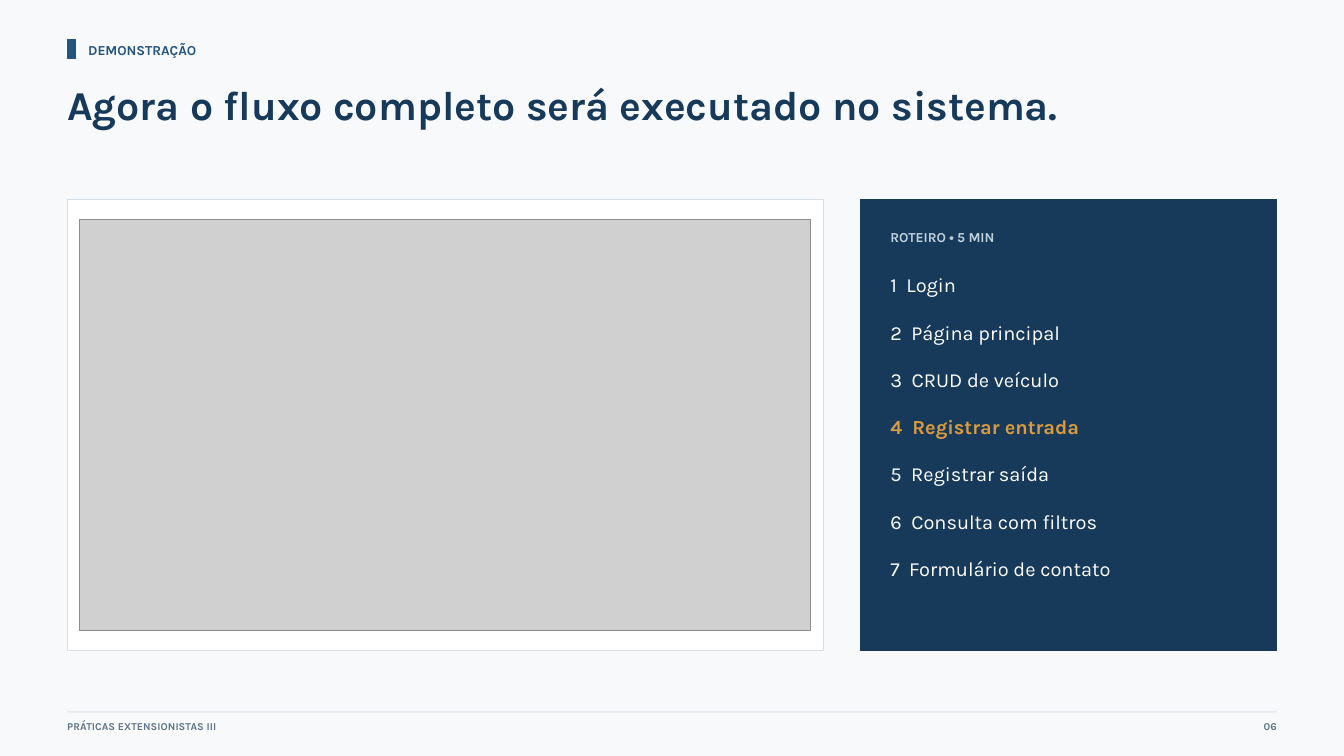
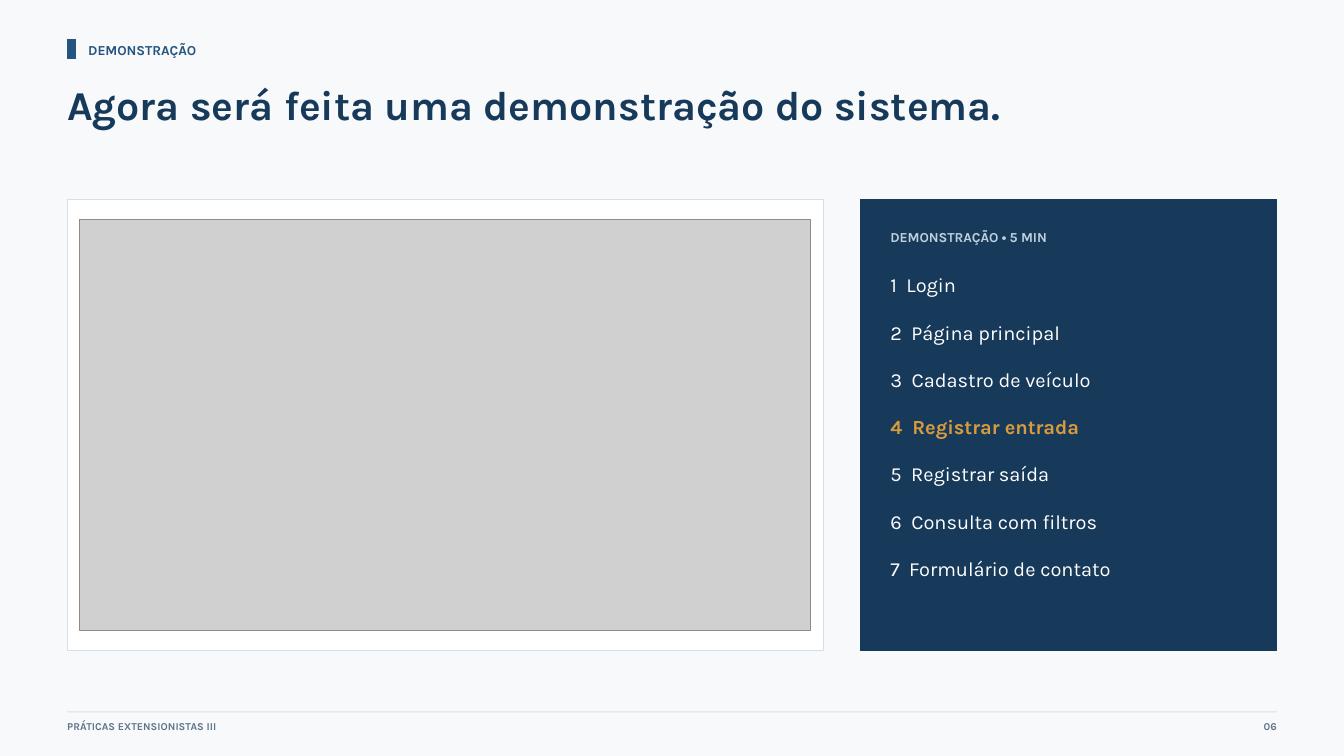
Before and after one commit to rafaeldreyer/sistema-entrada-saida-veiculos, a slide deck: slide 6 of doc/atividade-3/Apresentacao_Atividade_3_Sistema_Veiculos.pptx. Drawn at 1344x756 pixels with LibreOffice and Linux fonts; fonts in the diff are those of the drawing; grey boxes stand for pictures. Boxes give left, top, right and bottom in pixels: in the first picture for what was removed or moved away, otherwise in the second. Text is boxed around its words. In the diff, an @@ line names an element or a change of style, - is before the commit and + after.

```diff
--- a/doc/atividade-3/Apresentacao_Atividade_3_Sistema_Veiculos.pptx
+++ b/doc/atividade-3/Apresentacao_Atividade_3_Sistema_Veiculos.pptx
@@ text at (x1=67, y1=88, x2=1000, y2=130): text changed @@
-Agora o fluxo completo será executado no sistema.
+Agora será feita uma demonstração do sistema.
@@ text at (x1=890, y1=230, x2=1047, y2=245): text changed @@
-ROTEIRO • 5 MIN
+DEMONSTRAÇÃO • 5 MIN
@@ text at (x1=890, y1=372, x2=1090, y2=388): text changed @@
-3 CRUD de veículo
+3 Cadastro de veículo
```
Also in this commit, not shown: 7 other slides changed, 2 other files.
